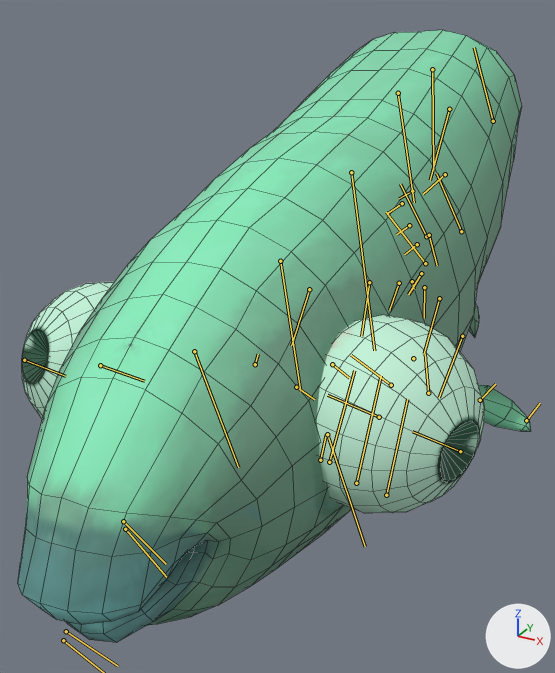
The FBX model Assets/3D/Pezoff/Phil_RunForFreedom.FBX, before and after one commit.
Both versions are drawn from a camera (50 mm lens) standing at (0.98, -3.04, 1.14) and looking at (-0.05, -1.18, 0.2). Arrows for +X, +Y and +Z are at lower right; the lights stay in place. Both versions are drawn at frame 65 of the action 'Take 001'; the numbers are the values there. The bones that bend it are drawn over the model as lines. Mesh edges are drawn as thin lines.
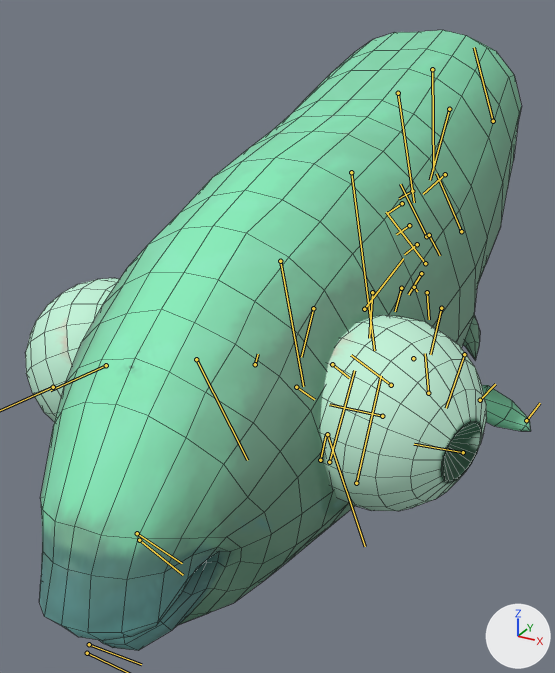
Where the change shows, as pixel boxes [x1, y1, x2, y2] in the pictures (555 x 673 px):
'Plane002', posed
    before: [18, 30, 531, 642]
    after: [25, 30, 531, 650]
bone 'Bone009', root to tip
    before: (280, 261) to (300, 391)
    after: (280, 261) to (303, 386)
bone 'Bone010', root to tip
    before: (194, 351) to (238, 467)
    after: (196, 359) to (247, 460)
bone 'Bone036', root to tip
    before: (100, 365) to (144, 381)
    after: (106, 365) to (50, 390)
bone 'Bone044', root to tip
    before: (429, 235) to (437, 265)
    after: (429, 235) to (440, 255)

The change, as a diff of the scene's bpy script:
```diff
--- a/Assets/3D/Pezoff/Phil_RunForFreedom.FBX.py
+++ b/Assets/3D/Pezoff/Phil_RunForFreedom.FBX.py
@@ bone_bone009 @@
 bone_bone009 = bpy.data.objects['Armature'].pose.bones['Bone009']  # child of 'Bone008'
-bone_bone009.rotation_quaternion = (1.0, 0.0, 0.0, -0.013)  # degrees (0, 0, -1)
+bone_bone009.rotation_quaternion = (1.0, 0.0, 0.0, 0.014)  # degrees (0, 0, 2)
@@ bone_bone010 @@
 bone_bone010 = bpy.data.objects['Armature'].pose.bones['Bone010']  # child of 'Bone009'
-bone_bone010.rotation_quaternion = (1.0, 0.0, 0.0, 0.019)  # degrees (0, 0, 2)
+bone_bone010.rotation_quaternion = (0.999, 0.0, 0.0, 0.048)  # degrees (0, 0, 6)
@@ bone_bone036 @@
 bone_bone036 = bpy.data.objects['Armature'].pose.bones['Bone036']  # child of 'Bone010'
-bone_bone036.rotation_quaternion = (0.812, -0.137, 0.068, 0.563)  # degrees (-9, 15, 68)
+bone_bone036.rotation_quaternion = (0.944, -0.238, 0.222, -0.048)  # degrees (-31, 23, -12)
@@ bone_bone044 @@
 bone_bone044 = bpy.data.objects['Armature'].pose.bones['Bone044']
-bone_bone044.rotation_quaternion = (0.99, 0.0, 0.0, 0.138)  # degrees (0, 0, 16)
+bone_bone044.rotation_quaternion = (0.97, 0.0, 0.0, 0.243)  # degrees (0, 0, 28)
```
